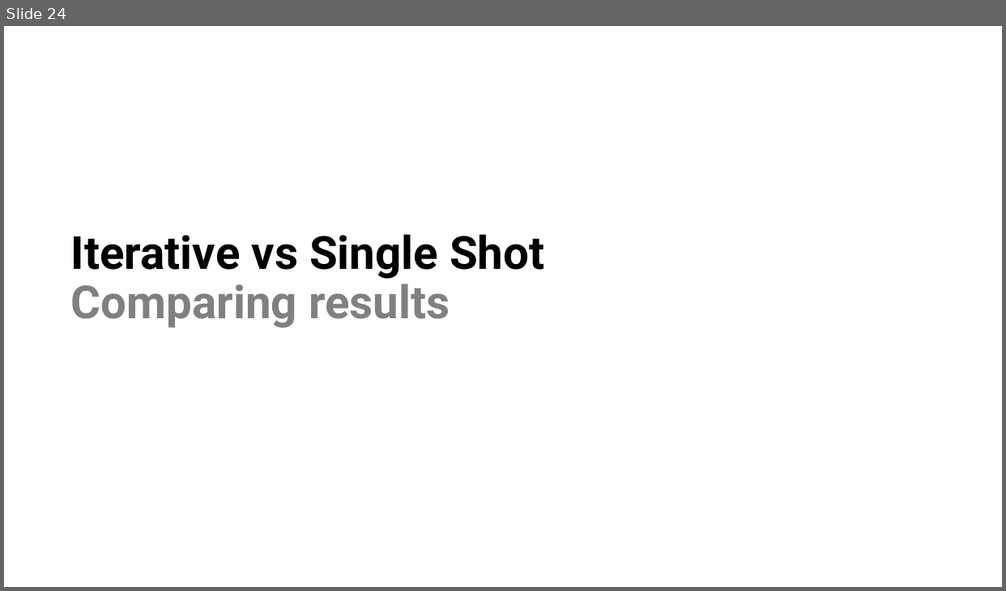
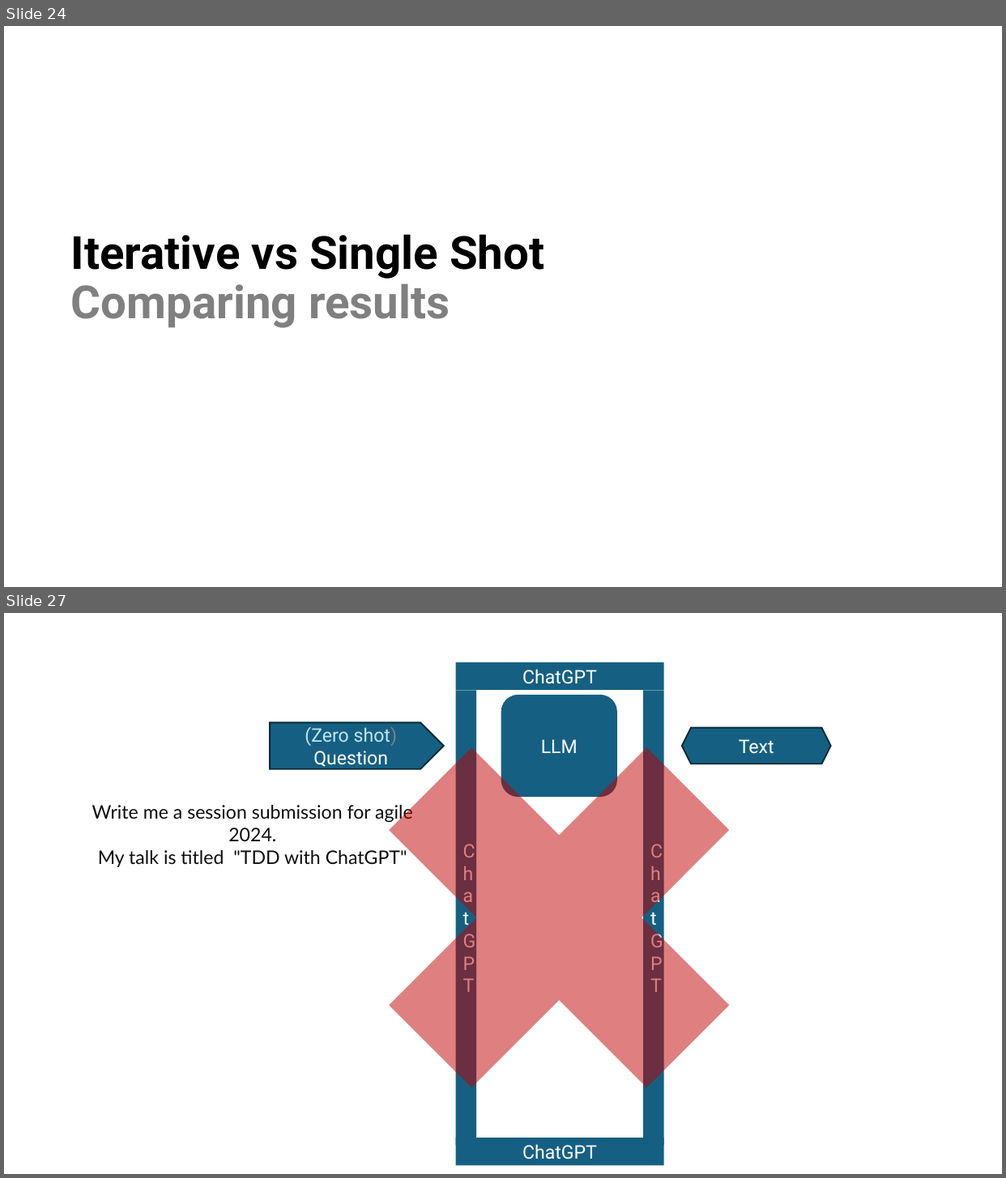
Before and after one commit to isidore/Talks, a slide deck: Slides/ChatGPT_Prompting.pptx. Shown one above the other, each under a label of ours: slide 24 before the commit, slides 24 and 27 after it; the slides between them are not shown. The pictures are 1006x591 and 1006x1178 pixels, drawn with LibreOffice and Linux fonts; fonts in the diff are those of the drawing. Boxes give left, top, right and bottom in pixels: in the first picture for what was removed or moved away, otherwise in the second. Text is boxed around its words. In the diff, an @@ line names an element or a change of style, - is before the commit and + after.

```diff
--- a/Slides/ChatGPT_Prompting.pptx
+++ b/Slides/ChatGPT_Prompting.pptx
@@ slide 27 added at [4,613,1002,1174], background #FFFFFF @@
@@ cross added at [311,670,808,1166], fill #C00000 at 50% opacity @@
@@ rectangle added at [455,662,663,690], fill #156082, 18 pt, text #FFFFFF @@
+ChatGPT
@@ rectangle added at [455,690,476,1145], fill #156082, 18 pt, text #FFFFFF @@
+ChatGPT
@@ rounded rectangle added at [501,695,617,797], fill #156082, 18 pt, text #FFFFFF @@
+LLM
@@ rectangle added at [643,690,664,1145], fill #156082, 18 pt, text #FFFFFF @@
+ChatGPT
@@ pentagon arrow added at [270,722,444,769], fill #156082, outline #092A39 1.5 pt, 18 pt, text #C1E5F5 @@
+(Zero shot) Question
@@ hexagon added at [682,727,831,764], fill #156082, outline #092A39 1.5 pt, 18 pt, text #FFFFFF @@
+Text
@@ text added at [92,805,413,867], 18 pt, text #0D0D0D @@
+Write me a session submission for agile 2024.
+My talk is titled "TDD with ChatGPT"
@@ rectangle added at [455,1139,663,1166], fill #156082, 18 pt, text #FFFFFF @@
+ChatGPT
```
Also in this commit, not shown: 3 slides changed, 15 other slides added.
